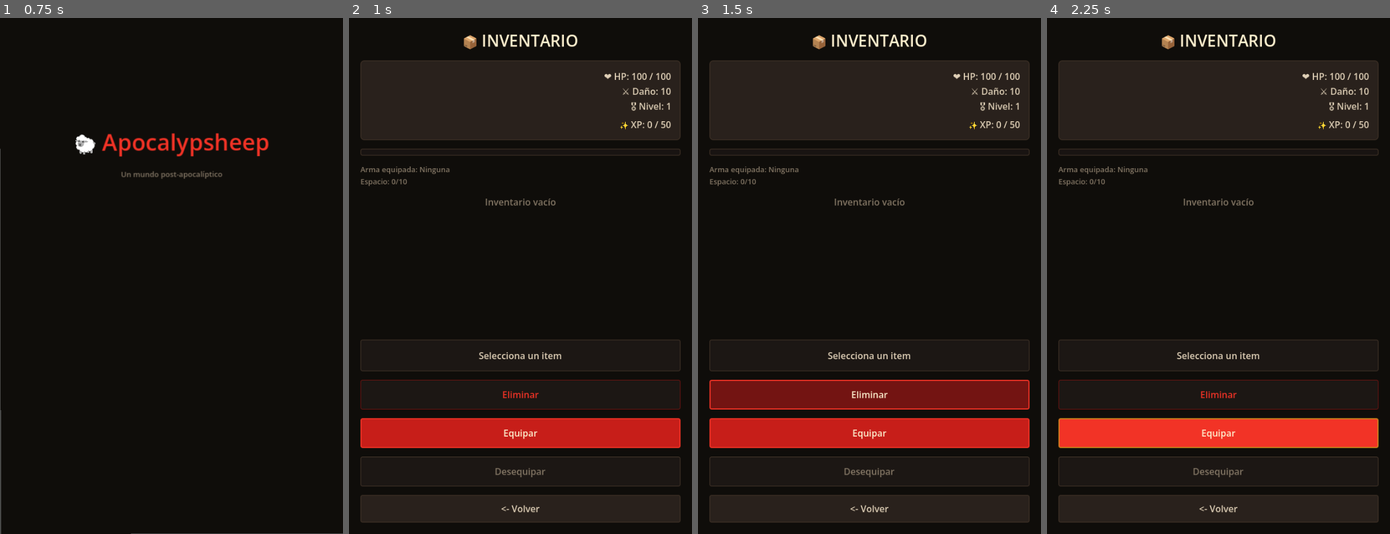
Above: before the commit, frames 1-4 (left to right).
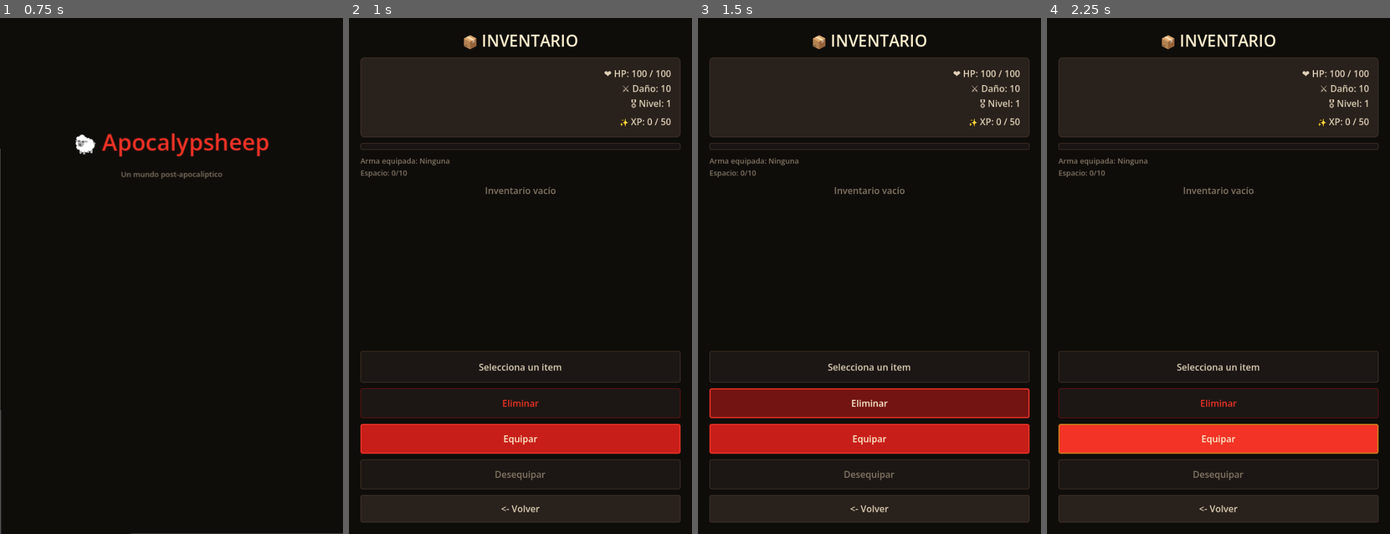
Above: after the commit, the same moments.

Repository: MirandaFrancoCBA/apocalypsheep
Game: Godot game, scene res://scenes/main_menu.tscn
The game is run twice, just before and just after one commit, with the same random seed, the same clock (stepped at 60 frames per second) and the same inputs. Sound files missing from this copy of the repository are replaced by a short silence.
Inputs (mouse positions are in pixels of both pictures, inside the frame that each line leads up to):
- Up to frame 1 (0.75 s): tap Enter at 0.5 s; move the mouse to (246, 250) at 0.52 s; click (246, 250) at 0.67 s
- Up to frame 2 (1 s): no input
- Up to frame 3 (1.5 s): click "Eliminar" at 1.25 s
- Up to frame 4 (2.25 s): click "Equipar" at 2 s

Frame 1 is identical in both runs. In frame 2, 6.9% of the frame differs, in the area x 3-97%, y 7-92%; in frame 3, 9.9%; in frame 4, 6.8%.

Commit message:
Fix: keep inventory back button visible after selection

Diff:
--- a/scenes/inventory.tscn
+++ b/scenes/inventory.tscn
@@ -33,7 +33,7 @@
 
 [node name="VBoxContainer" type="VBoxContainer" parent="MarginContainer" unique_id=1680964469]
 layout_mode = 2
-theme_override_constants/separation = 15
+theme_override_constants/separation = 10
 
 [node name="LabelTitle" type="Label" parent="MarginContainer/VBoxContainer" unique_id=1297380450]
 layout_mode = 2
@@ -57,7 +57,7 @@
 text = "Arma equipada: Ninguna"
 
 [node name="ItemsScroll" type="ScrollContainer" parent="MarginContainer/VBoxContainer"]
-custom_minimum_size = Vector2(0, 180)
+custom_minimum_size = Vector2(0, 120)
 layout_mode = 2
 size_flags_vertical = 3
 horizontal_scroll_mode = 0
